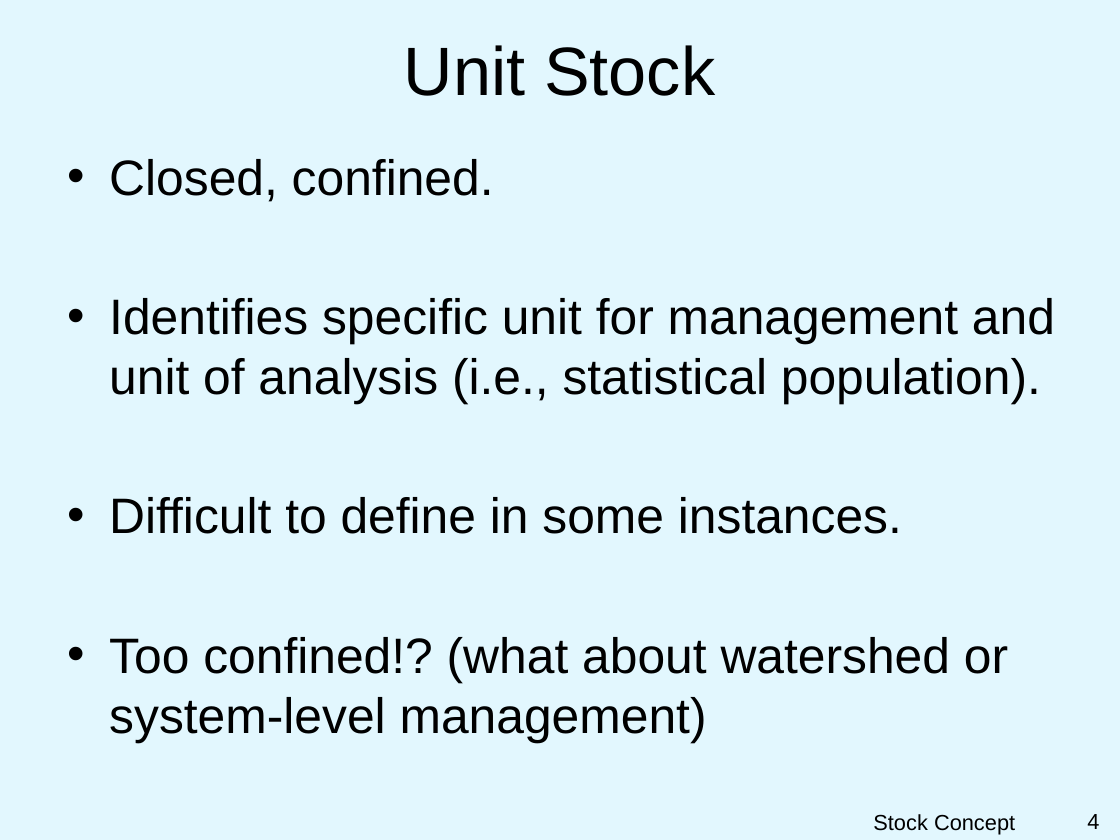
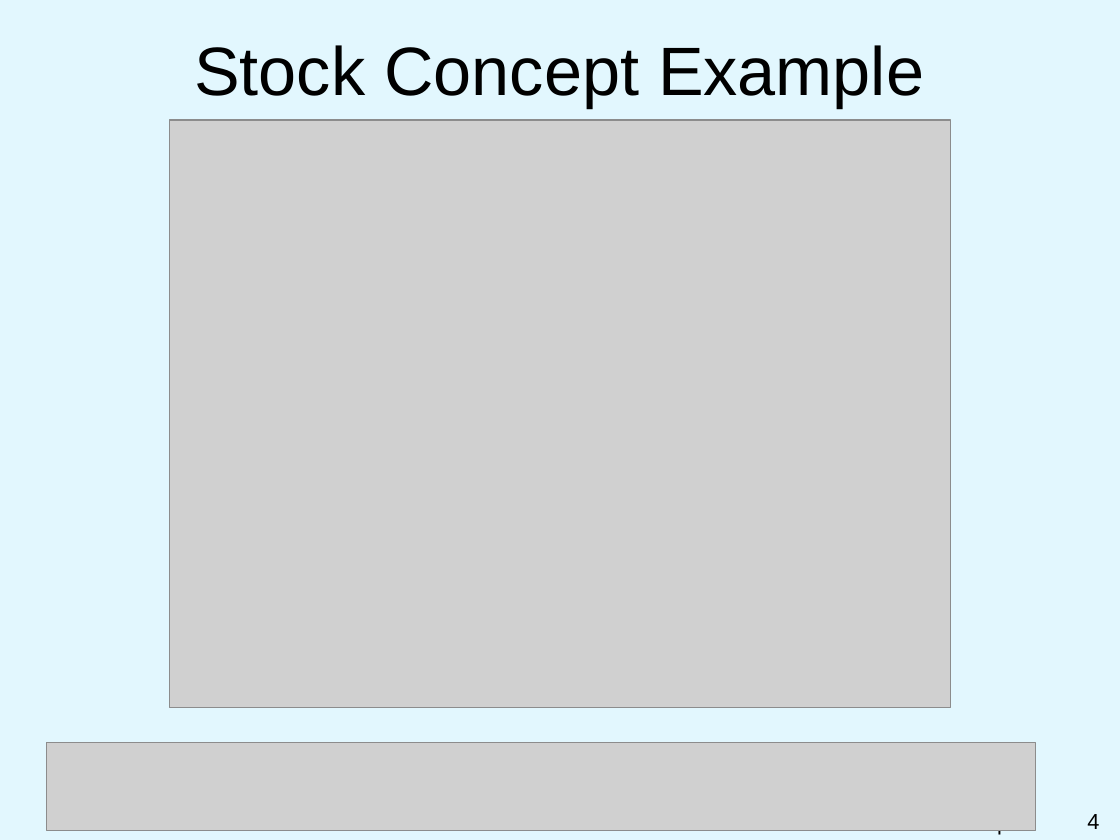
Before and after one commit to droglenc/NCNRS349, a slide deck: slide 4 of modules/ClassIntro/PPT_Stock.pptx. Drawn at 1120x840 pixels with LibreOffice and Linux fonts; fonts in the diff are those of the drawing; grey boxes stand for pictures; background and template pictures are left out. Boxes give left, top, right and bottom in pixels: in the first picture for what was removed or moved away, otherwise in the second. Text is boxed around its words. In the diff, an @@ line names an element or a change of style, - is before the commit and + after.

Commit message:
Updated Stock Concepts slides

```diff
--- a/modules/ClassIntro/PPT_Stock.pptx
+++ b/modules/ClassIntro/PPT_Stock.pptx
@@ title at bbox=[194, 45, 924, 108]: text changed @@
-Unit Stock
+Stock Concept Example
@@ picture added at bbox=[169, 120, 951, 708] @@
@@ text removed at bbox=[109, 159, 1055, 743] @@
-• Closed, confined.
-• Identifies specific unit for management and unit of analysis (i.e., statistical population).
-• Difficult to define in some instances.
-• Too confined!? (what about watershed or system-level management)
@@ picture added at bbox=[47, 743, 1036, 830] @@
```
Also in this commit, not shown: 1 other slide changed, 2 slides added, 2 slides removed.
